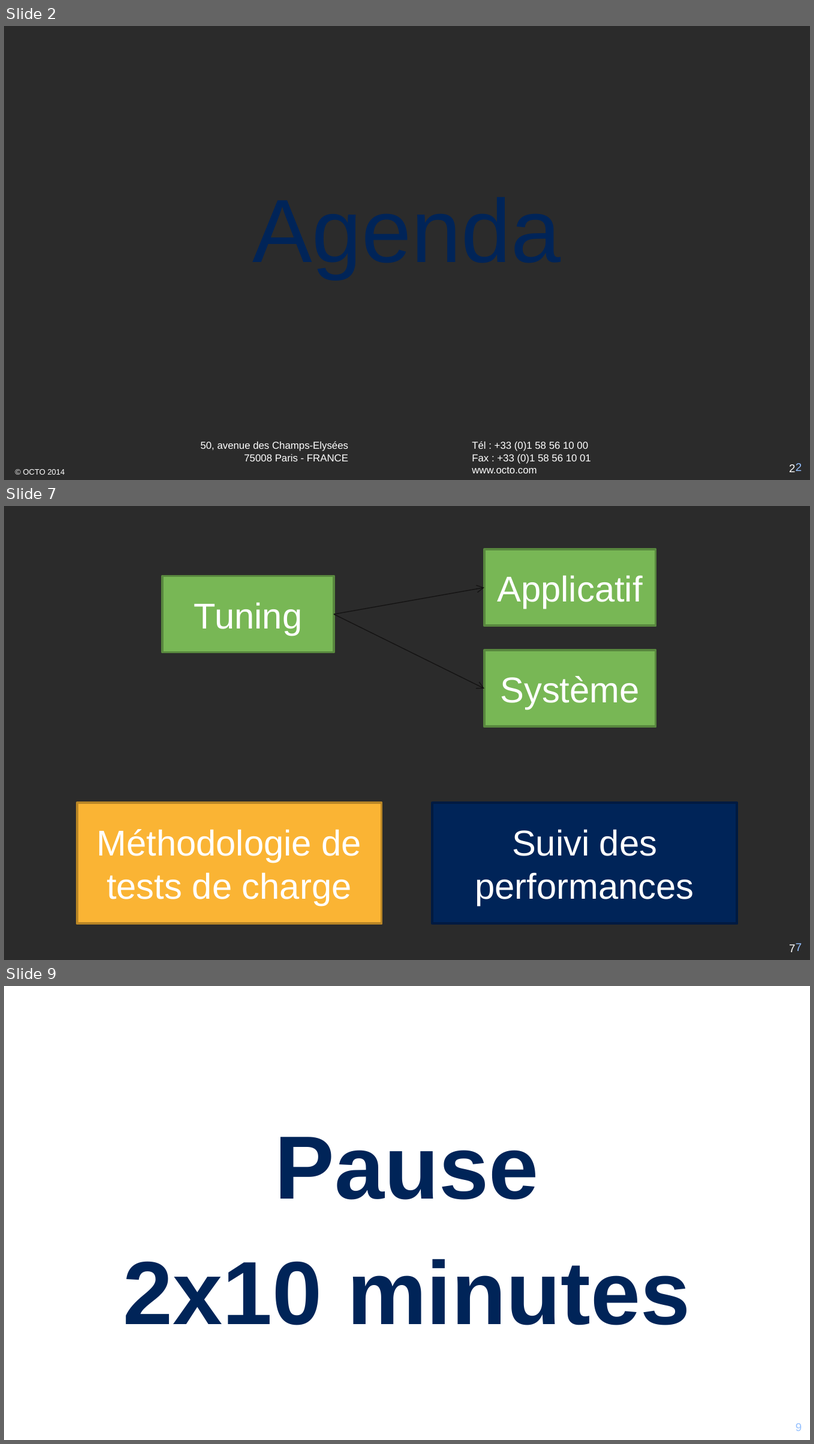
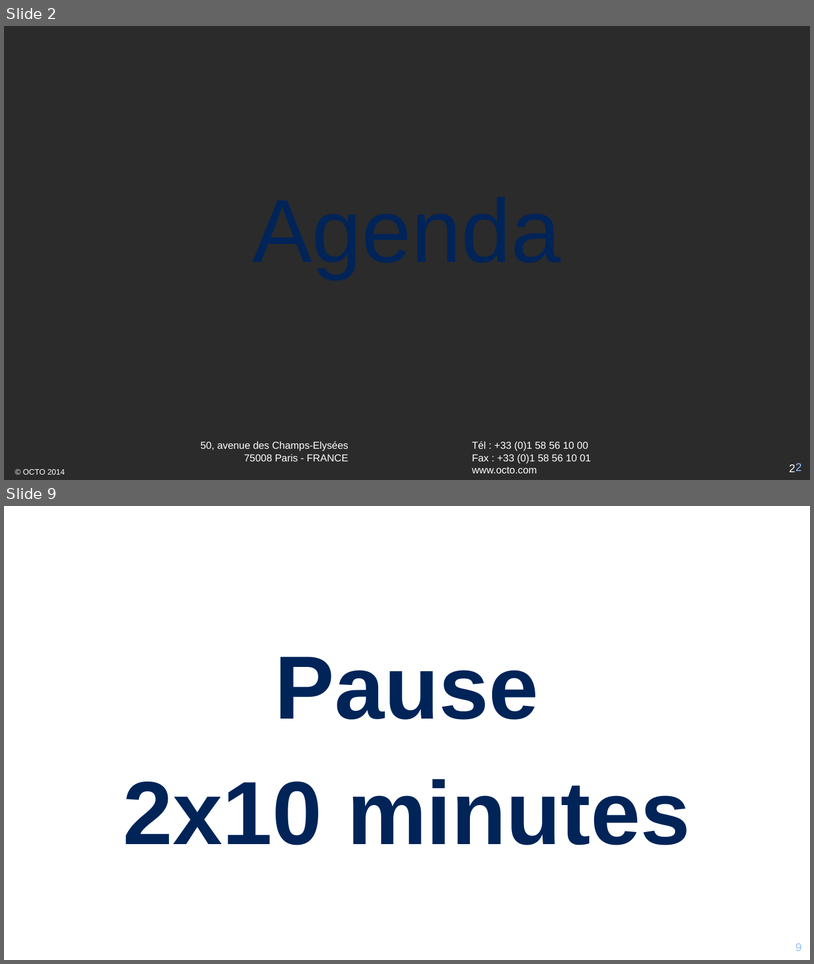
Before and after one commit to mikrob/perfuniversity, a slide deck: PerfUniversity.pptx. Shown one above the other, each under a label of ours: slides 2, 7 and 9 before the commit, slides 2 and 9 after it; the slides between them are not shown. The pictures are 814x1444 and 814x964 pixels, drawn with LibreOffice and Linux fonts; fonts in the diff are those of the drawing; background and template pictures are left out; a plain dark background stands for a picture behind light text. Boxes give left, top, right and bottom in pixels: in the first picture for what was removed or moved away, otherwise in the second. Text is boxed around its words. In the diff, an @@ line names an element or a change of style, - is before the commit and + after.

```diff
--- a/PerfUniversity.pptx
+++ b/PerfUniversity.pptx
@@ slide 7 removed at [4, 506, 810, 960], background picture (left out); not listed: 2 template elements that a slide beside it also shows @@
@@ rectangle removed at [485, 550, 656, 625] @@
-Applicatif
@@ rectangle removed at [163, 576, 335, 652] @@
-Tuning
@@ arrow removed from (334, 614) to (485, 588) @@
@@ arrow removed from (334, 614) to (485, 688) @@
@@ rectangle removed at [485, 651, 656, 726] @@
-Système
@@ rectangle removed at [77, 803, 382, 924] @@
-Méthodologie de tests de charge
@@ rectangle removed at [432, 803, 737, 924] @@
-Suivi des performances
```
Also in this commit, not shown: 2 slides changed, 5 slides added, 4 other slides removed.
